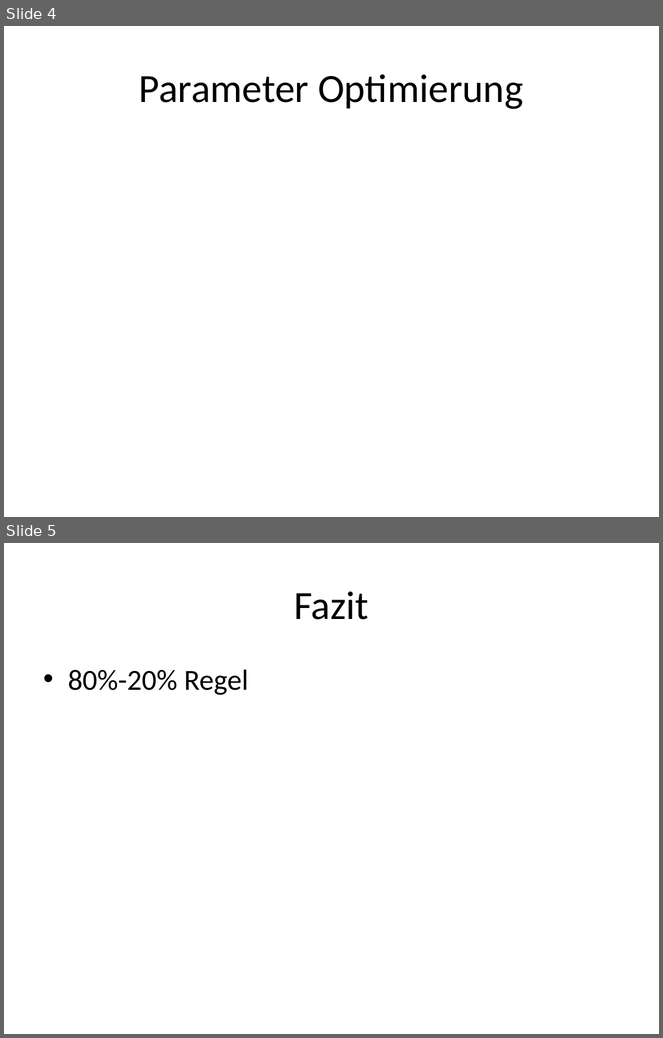
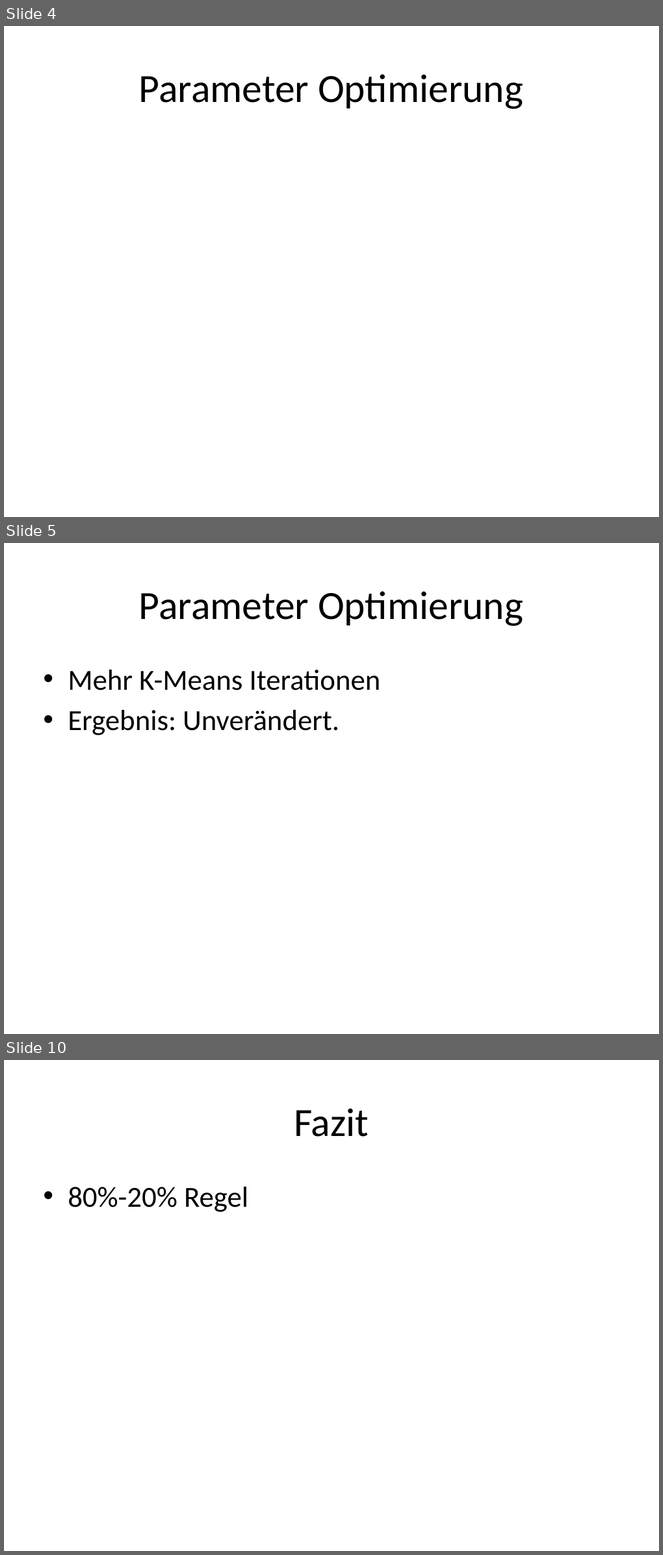
Before and after one commit to Helldevastator/IGS, a slide deck: cbir/doc/cbir.pptx. Shown one above the other, each under a label of ours: slides 4 and 5 before the commit, slides 4, 5 and 10 after it; the slides between them are not shown. The pictures are 663x1038 and 663x1555 pixels, drawn with LibreOffice and Linux fonts; fonts in the diff are those of the drawing. Boxes give left, top, right and bottom in pixels: in the first picture for what was removed or moved away, otherwise in the second. Text is boxed around its words. In the diff, an @@ line names an element or a change of style, - is before the commit and + after.

```diff
--- a/cbir/doc/cbir.pptx
+++ b/cbir/doc/cbir.pptx
@@ slide 5 added at bbox=[4, 543, 659, 1034], background #FFFFFF @@
@@ title added at bbox=[139, 591, 523, 626], 44 pt, text #000000 @@
+Parameter Optimierung
@@ text added at bbox=[68, 670, 381, 735], 32 pt, text #000000 @@
+• Mehr K-Means Iterationen
+• Ergebnis: Unverändert.
@@ what was slide 5 is now slide 10 @@
```
Also in this commit, not shown: 1 slide changed, 4 other slides added, 4 other files.
